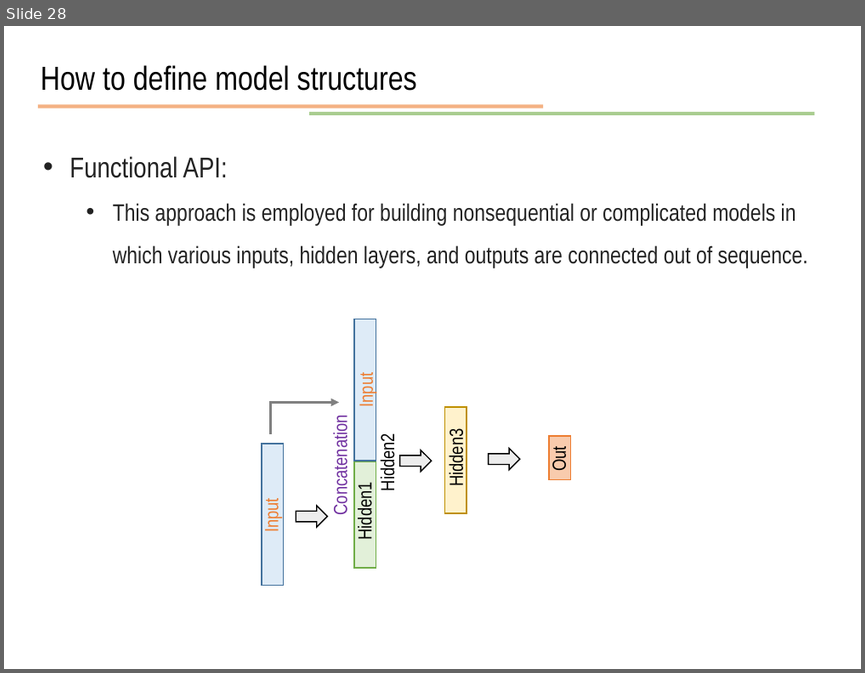
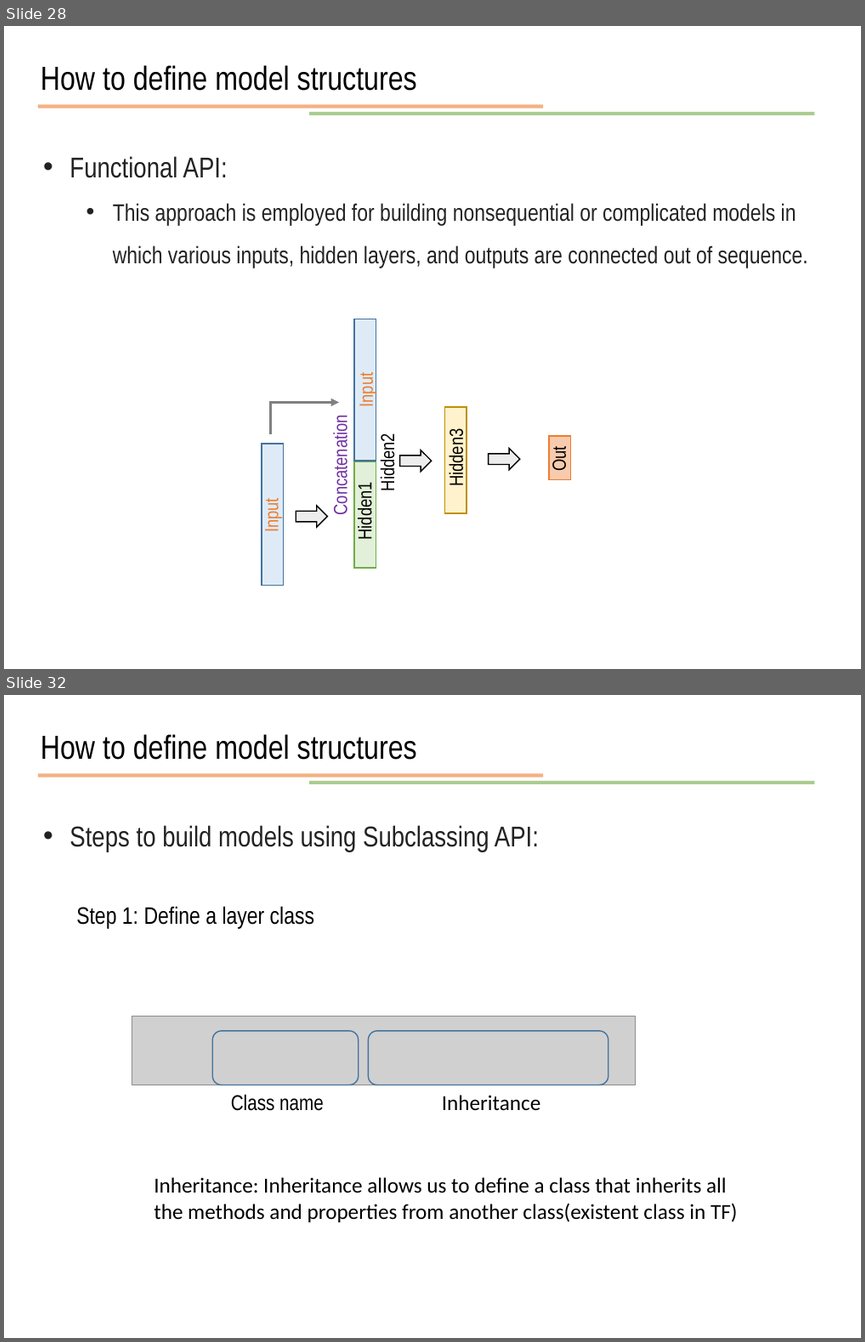
Before and after one commit to JunetaeKim/DeepLearningClass, a slide deck: Week9/week9 Introduction to tensorflow.pptx. Shown one above the other, each under a label of ours: slide 28 before the commit, slides 28 and 32 after it; the slides between them are not shown. The pictures are 865x673 and 865x1342 pixels, drawn with LibreOffice and Linux fonts; fonts in the diff are those of the drawing; grey boxes stand for pictures. Boxes give left, top, right and bottom in pixels: in the first picture for what was removed or moved away, otherwise in the second. Text is boxed around its words. In the diff, an @@ line names an element or a change of style, - is before the commit and + after.

```diff
--- a/Week9/week9 Introduction to tensorflow.pptx
+++ b/Week9/week9 Introduction to tensorflow.pptx
@@ slide 32 added at (4, 695, 861, 1338), background #FFFFFF @@
@@ text added at (41, 734, 417, 760), 28 pt, text #000000 @@
+How to define model structures
@@ line added from (38, 776) to (543, 776), #ED7D31 3 pt @@
@@ line added from (309, 783) to (815, 783), #70AD47 3 pt @@
@@ text added at (69, 825, 539, 851), 24 pt, text #222222 @@
+• Steps to build models using Subclassing API:
@@ text added at (76, 906, 314, 929), 20 pt, text #000000 @@
+Step 1: Define a layer class
@@ picture added at (132, 1016, 636, 1085) @@
@@ rounded rectangle added at (212, 1031, 358, 1085), outline #43739E 1 pt @@
@@ rounded rectangle added at (368, 1031, 608, 1085), outline #43739E 1 pt @@
@@ text added at (231, 1094, 324, 1111), 18 pt, text #000000 @@
+Class name
@@ text added at (442, 1095, 540, 1110), 18 pt, text #000000 @@
+Inheritance
@@ text added at (154, 1177, 737, 1222), 18 pt, text #000000 @@
+Inheritance: Inheritance allows us to define a class that inherits all the methods and properties from another class(existent class in TF)
```
Also in this commit, not shown: 3 slides changed, 11 other slides added, 1 other file.
